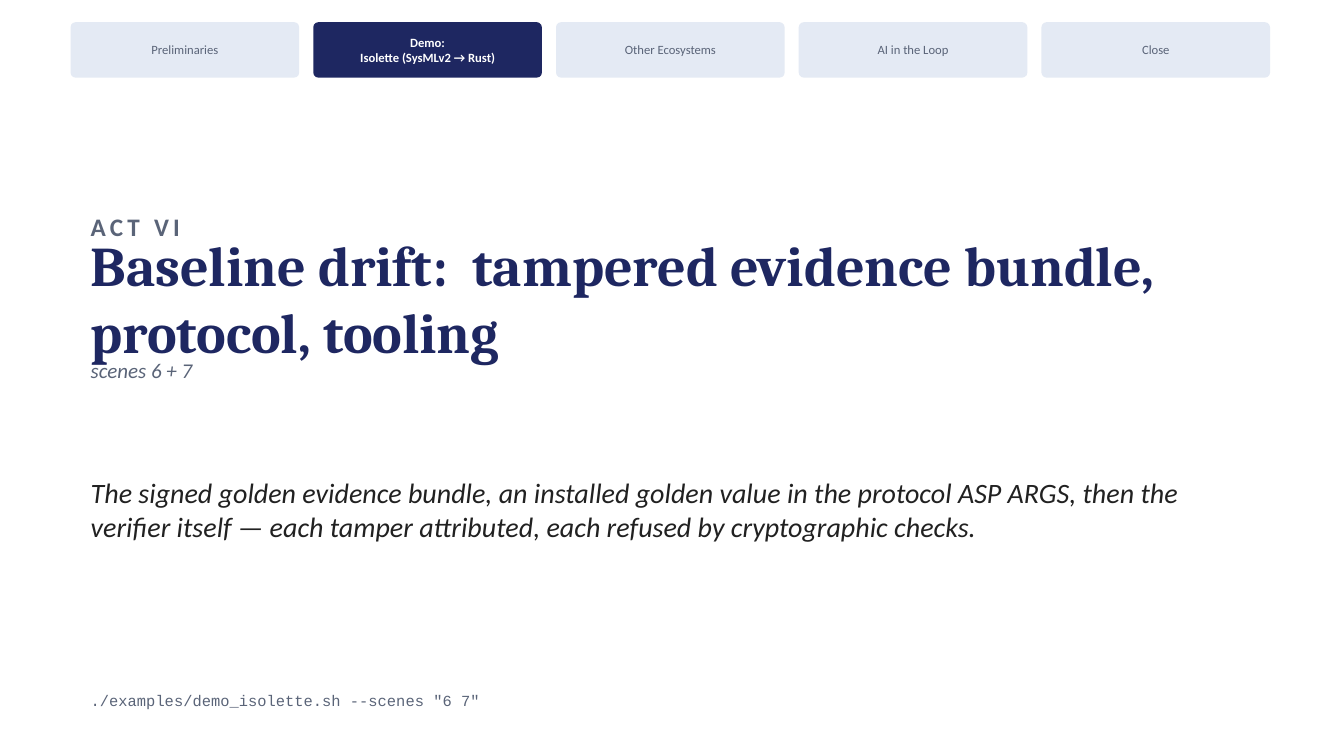
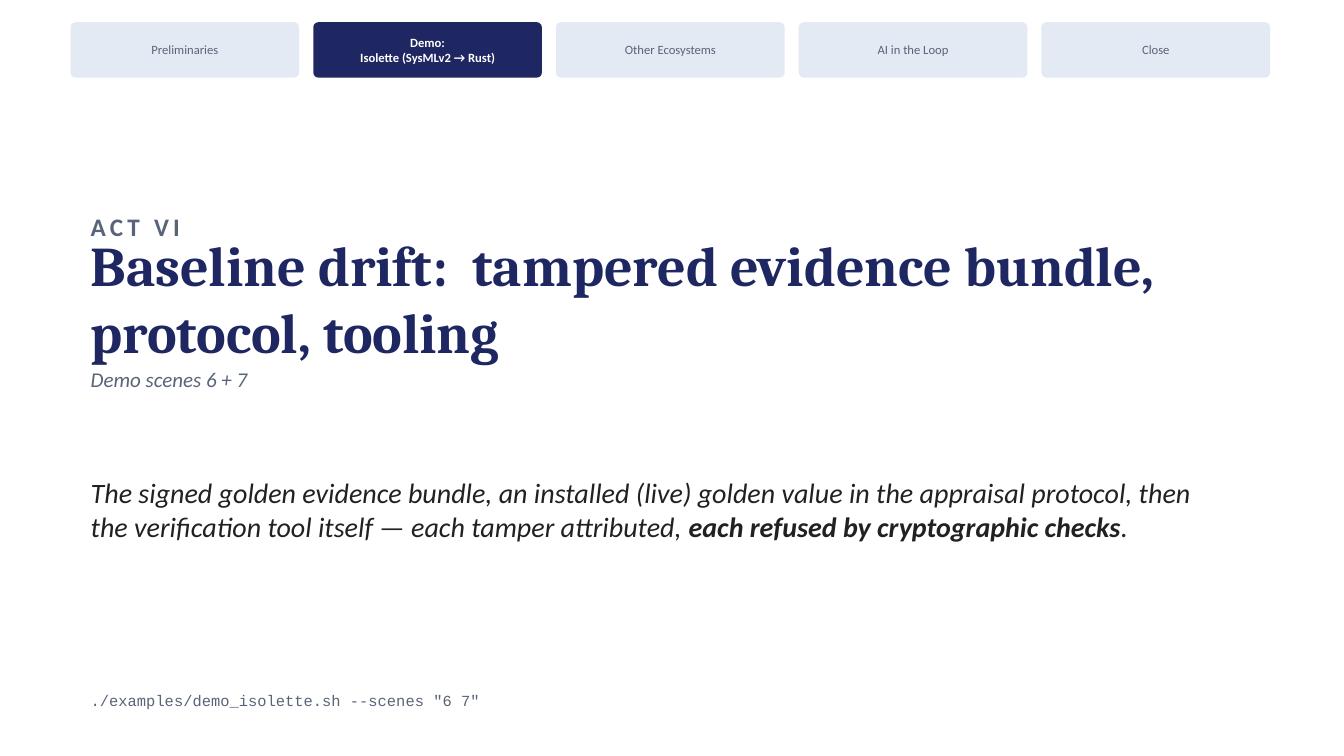
Before and after one commit to ku-sldg/pybb, a slide deck: slide 14 of docs/video_slides_draft.pptx. Drawn at 1344x756 pixels with LibreOffice and Linux fonts; fonts in the diff are those of the drawing. Boxes give left, top, right and bottom in pixels: in the first picture for what was removed or moved away, otherwise in the second. Text is boxed around its words. In the diff, an @@ line names an element or a change of style, - is before the commit and + after.

```diff
--- a/docs/video_slides_draft.pptx
+++ b/docs/video_slides_draft.pptx
@@ text at (x1=91, y1=373, x2=248, y2=387): text changed @@
-scenes 6 + 7
+Demo scenes 6 + 7
@@ text at (x1=91, y1=482, x2=1191, y2=542): text changed @@
-The signed golden evidence bundle, an installed golden value in the protocol ASP ARGS, then the verifier itself — each tamper attributed, each refused by cryptographic checks.
+The signed golden evidence bundle, an installed (live) golden value in the appraisal protocol, then the verification tool itself — each tamper attributed, each refused by cryptographic checks.
```
Also in this commit, not shown: 10 other slides changed, 2 other files.
